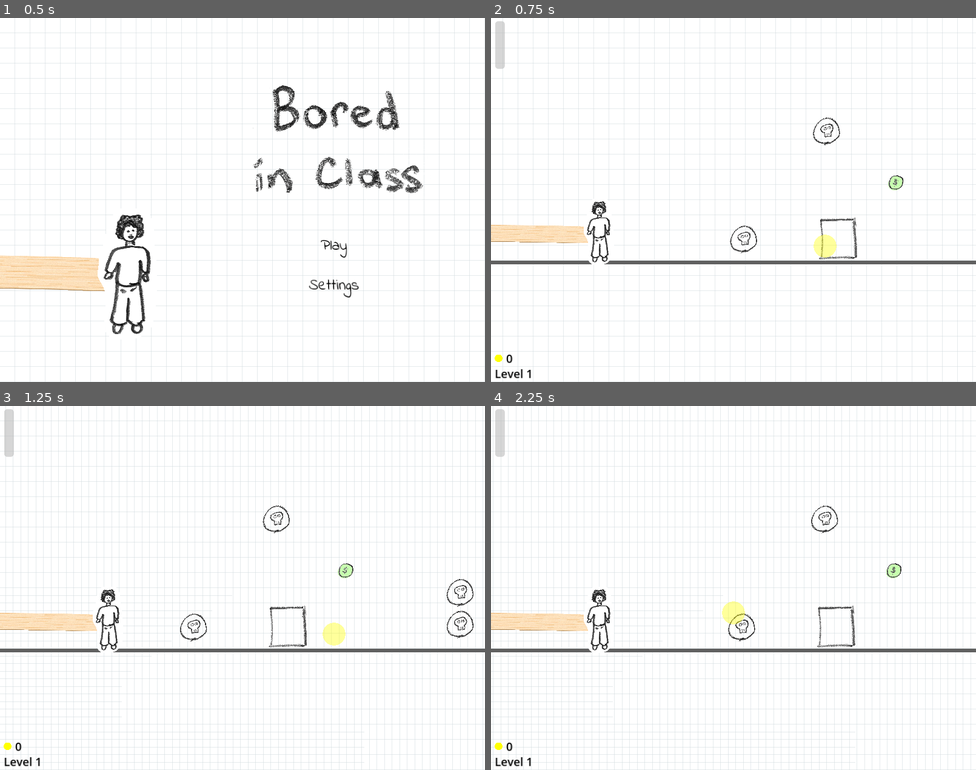
Above: before the commit, frames 1-4 (two rows, left to right).
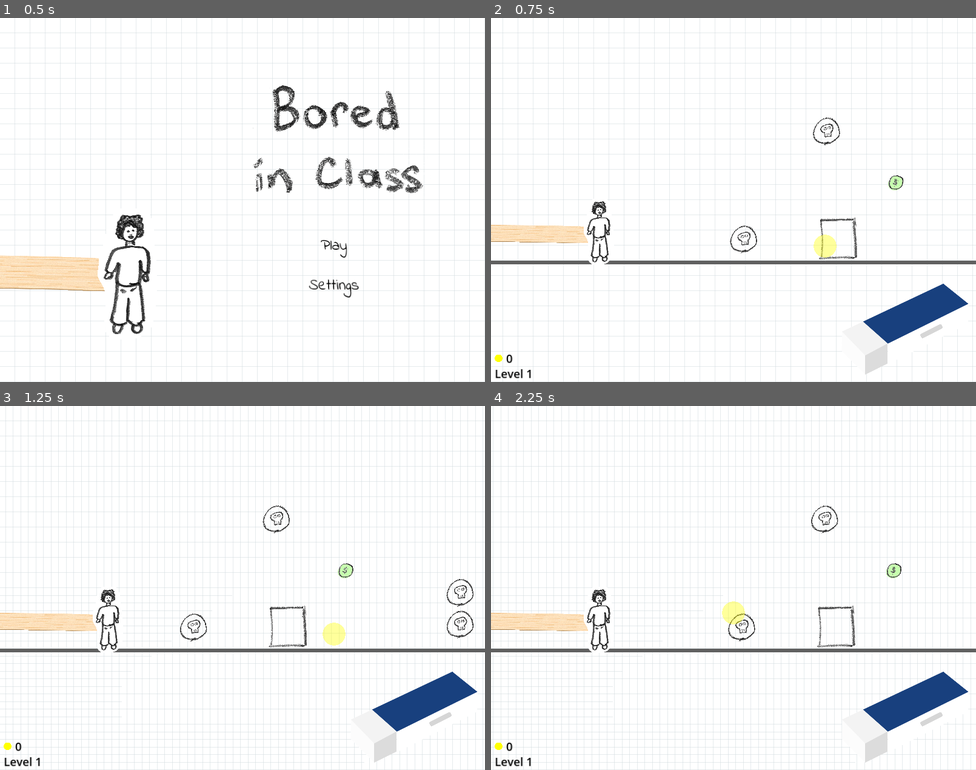
Above: after the commit, the same moments.

Repository: EmilePerron/godot-wild-jam-78
Game: Godot game, scene res://main-menu.tscn
Two runs of this game, one before a commit and one after it. Both use one fixed random seed, a clock stepped at 60 frames per second and the inputs below.
Inputs (mouse positions are in pixels of both pictures, inside the frame that each line leads up to):
- Up to frame 1 (0.5 s): no input
- Up to frame 2 (0.75 s): click "Play" at 0.5 s
- Up to frame 3 (1.25 s): no input
- Up to frame 4 (2.25 s): tap Enter (ui_accept) at 1.25, 1.52 s; move the mouse to (825, 635) at 1.27 s; click (825, 635) at 1.42 s; click "Try again" at 2 s

Frame 1 is identical in both runs. In frame 2, 2.1% of the frame differs, in the area x 0-99%, y 0-98%; in frame 3, 2.2%; in frame 4, 2.2%.

Commit message:
add eraser

Diff:
--- /dev/null
+++ b/assets/images/eraser.svg
@@ -0,0 +1,19 @@
+<?xml version="1.0" encoding="UTF-8" standalone="no"?>
+<!DOCTYPE svg PUBLIC "-//W3C//DTD SVG 1.1//EN" "http://www.w3.org/Graphics/SVG/1.1/DTD/svg11.dtd">
+<svg width="100%" height="100%" viewBox="0 0 550 394" version="1.1" xmlns="http://www.w3.org/2000/svg" xmlns:xlink="http://www.w3.org/1999/xlink" xml:space="preserve" xmlns:serif="http://www.serif.com/" style="fill-rule:evenodd;clip-rule:evenodd;stroke-linejoin:round;stroke-miterlimit:2;">
+    <g transform="matrix(1,0,0,1,-15,-91)">
+        <path d="M24,382L123,482L218,435.046L218,350L116,257.051L25,300L24,382Z" style="fill:rgb(252,252,252);"/>
+    </g>
+    <g transform="matrix(1,0,0,1,-15,-91)">
+        <path d="M123,400L123,482L218,435.046L218,350L123,400Z" style="fill:rgb(220,220,220);"/>
+    </g>
+    <g transform="matrix(1,0,0,1,-15,-91)">
+        <path d="M25,300L123,401.046L218,350L116,257.051L25,300Z" style="fill:rgb(243,243,243);"/>
+    </g>
+    <g transform="matrix(1,0,0,1,-15,-91)">
+        <path d="M219,351L219,438.552L558,267L559,183L453,98L114,257.995L219,351Z" style="fill:white;"/>
+    </g>
+    <g transform="matrix(1,0,0,1,-15,-91)">
+        <path d="M219,351L559,183L453,98L114,257.995L219,351Z" style="fill:rgb(24,64,126);"/>
+    </g>
+</svg>
--- /dev/null
+++ b/game/eraser.gd
@@ -0,0 +1,24 @@
+extends Sprite2D
+class_name Eraser
+
+
+@onready var animation_player = $AnimationPlayer
+@onready var timer = $Timer
+@onready var original_position = position
+
+static var _instance: Eraser
+
+
+func _ready() -> void:
+	_instance = self
+
+
+static func erase(node: Node2D) -> void:
+	_instance.position = node.global_position + Vector2(-15.0, -150.0)
+	_instance.animation_player.play('Erase')
+	_instance.timer.start()
+
+
+static func stop_erasing() -> void:
+	_instance.animation_player.play('Idle')
+	_instance.position = _instance.original_position
--- a/game/eraser_cursor.gd
+++ b/game/eraser_cursor.gd
@@ -49,6 +49,7 @@
 		# TODO: Show some kind of error indicator
 		return
 
+	Eraser.erase(hovered_obstacle)
 	EraserCounter.decrement()
 	hovered_obstacle.queue_free()
 	hovered_obstacle = null
--- a/game/game_scene.tscn
+++ b/game/game_scene.tscn
@@ -9,8 +9,10 @@
 [ext_resource type="Script" path="res://game/eraser_cursor.gd" id="5_iacd0"]
 [ext_resource type="Script" path="res://game/eraser_counter.gd" id="6_mua3w"]
 [ext_resource type="Script" path="res://game/out_of_bounds_area.gd" id="7_8bbpv"]
+[ext_resource type="Script" path="res://game/eraser.gd" id="7_8jy88"]
 [ext_resource type="Script" path="res://game/money_label.gd" id="7_hel73"]
 [ext_resource type="Script" path="res://game/money.gd" id="8_qnedn"]
+[ext_resource type="Texture2D" uid="uid://mmfwcx8kf5o5" path="res://assets/images/eraser.svg" id="12_ejj45"]
 
 [sub_resource type="CapsuleShape2D" id="CapsuleShape2D_bxn4m"]
 radius = 11.6715
@@ -22,6 +24,72 @@
 
 [sub_resource type="CircleShape2D" id="CircleShape2D_3e3hn"]
 radius = 24.0
+
+[sub_resource type="Animation" id="Animation_6l8xt"]
+resource_name = "Erase"
+length = 0.4
+loop_mode = 1
+tracks/0/type = "value"
+tracks/0/imported = false
+tracks/0/enabled = true
+tracks/0/path = NodePath(".:offset")
+tracks/0/interp = 1
+tracks/0/loop_wrap = true
+tracks/0/keys = {
+"times": PackedFloat32Array(0, 0.133333, 0.233333, 0.3, 0.4),
+"transitions": PackedFloat32Array(1, 1, 1, 1, 1),
+"update": 0,
+"values": [Vector2(0, 0), Vector2(-10, 5), Vector2(15, -5), Vector2(-12, 8), Vector2(0, 0)]
+}
+tracks/1/type = "value"
+tracks/1/imported = false
+tracks/1/enabled = true
+tracks/1/path = NodePath(".:rotation")
+tracks/1/interp = 1
+tracks/1/loop_wrap = true
+tracks/1/keys = {
+"times": PackedFloat32Array(0, 0.2),
+"transitions": PackedFloat32Array(1, 1),
+"update": 0,
+"values": [0.0, -0.0523599]
+}
+
+[sub_resource type="Animation" id="Animation_62xeg"]
+length = 0.001
+tracks/0/type = "value"
+tracks/0/imported = false
+tracks/0/enabled = true
+tracks/0/path = NodePath(".:offset")
+tracks/0/interp = 1
+tracks/0/loop_wrap = true
+tracks/0/keys = {
+"times": PackedFloat32Array(0),
+"transitions": PackedFloat32Array(1),
+"update": 0,
+"values": [Vector2(0, 0)]
+}
+tracks/1/type = "value"
+tracks/1/imported = false
+tracks/1/enabled = true
+tracks/1/path = NodePath(".:rotation")
+tracks/1/interp = 1
+tracks/1/loop_wrap = true
+tracks/1/keys = {
+"times": PackedFloat32Array(0),
+"transitions": PackedFloat32Array(1),
+"update": 0,
+"values": [0.0]
+}
+
+[sub_resource type="Animation" id="Animation_xyw0c"]
+resource_name = "Idle"
+
+[sub_resource type="AnimationLibrary" id="AnimationLibrary_b01ff"]
+_data = {
+"Erase": SubResource("Animation_6l8xt"),
+"Idle": SubResource("Animation_xyw0c"),
+"RESET": SubResource("Animation_62xeg")
+}
 
 [sub_resource type="LabelSettings" id="LabelSettings_xe1pq"]
 font_size = 24
@@ -258,11 +326,28 @@
 shape = SubResource("CircleShape2D_3e3hn")
 metadata/_edit_lock_ = true
 
-[node name="EraserCounter" type="ProgressBar" parent="UI"]
-offset_left = -218.0
-offset_top = -505.0
-offset_right = -198.0
-offset_bottom = -405.0
+[node name="Eraser" type="Sprite2D" parent="UI"]
+position = Vector2(509, 45)
+scale = Vector2(0.5, 0.5)
+texture = ExtResource("12_ejj45")
+centered = false
+script = ExtResource("7_8jy88")
+
+[node name="AnimationPlayer" type="AnimationPlayer" parent="UI/Eraser"]
+libraries = {
+"": SubResource("AnimationLibrary_b01ff")
+}
+autoplay = "Idle"
+
+[node name="Timer" type="Timer" parent="UI/Eraser"]
+wait_time = 0.25
+
+[node name="EraserCounter" type="ProgressBar" parent="UI/Eraser"]
+offset_left = 428.0
+offset_top = 176.0
+offset_right = 448.0
+offset_bottom = 276.0
+rotation = 1.09996
 max_value = 3.0
 step = 1.0
 value = 3.0
@@ -316,5 +401,6 @@
 [connection signal="area_entered" from="UI/EraserCursor/EraserArea2D" to="UI/EraserCursor" method="_on_eraser_area_2d_area_entered"]
 [connection signal="area_exited" from="UI/EraserCursor/EraserArea2D" to="UI/EraserCursor" method="_on_eraser_area_2d_area_exited"]
 [connection signal="input_event" from="UI/EraserCursor/EraserArea2D" to="UI/EraserCursor" method="_on_eraser_area_2d_input_event"]
+[connection signal="timeout" from="UI/Eraser/Timer" to="UI/Eraser" method="stop_erasing"]
 [connection signal="body_entered" from="OutOfBoundsArea" to="OutOfBoundsArea" method="_on_body_entered"]
 [connection signal="money_updated" from="State/Money" to="UI/MoneyLabel" method="_on_money_money_updated"]
--- a/levels/level_01.tscn
+++ b/levels/level_01.tscn
@@ -67,4 +67,10 @@
 [node name="CollisionShape2D" parent="VictoryArea2D" index="0"]
 position = Vector2(2424, -183)
 
+[node name="Tutorial" type="Node2D" parent="."]
+
+[node name="Label" type="Label" parent="Tutorial"]
+offset_right = 40.0
+offset_bottom = 23.0
+
 [editable path="VictoryArea2D"]
Not shown, added: assets/images/eraser.svg.import
Not shown: 1 places in game/game_scene.tscn that only renumber resources
